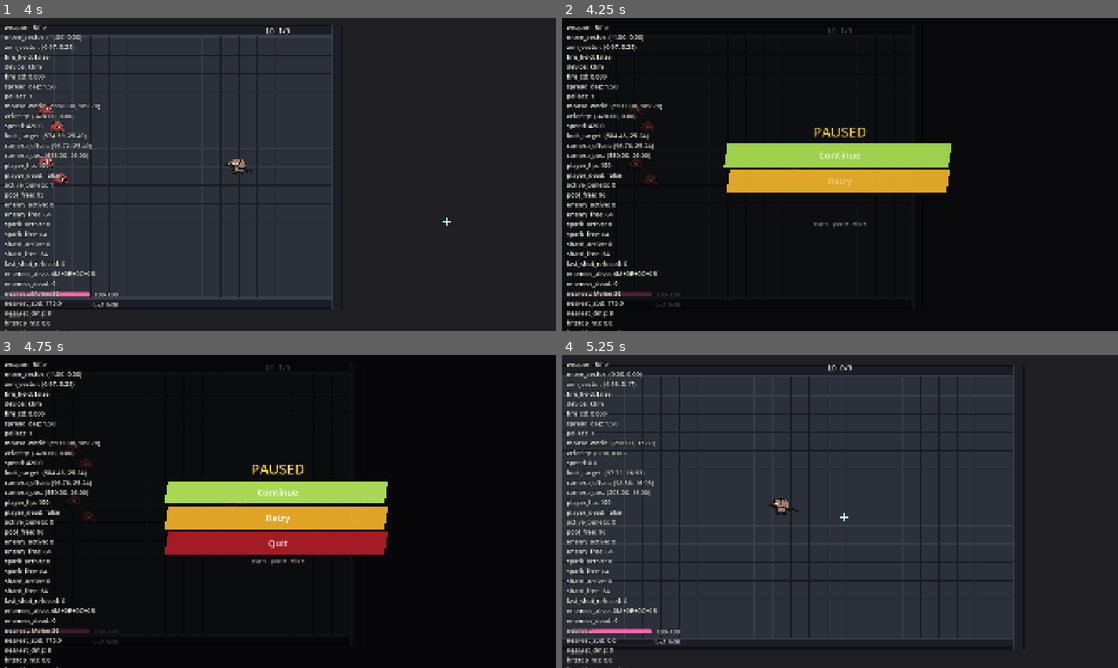
Above: before the commit, frames 1-4 (two rows, left to right).
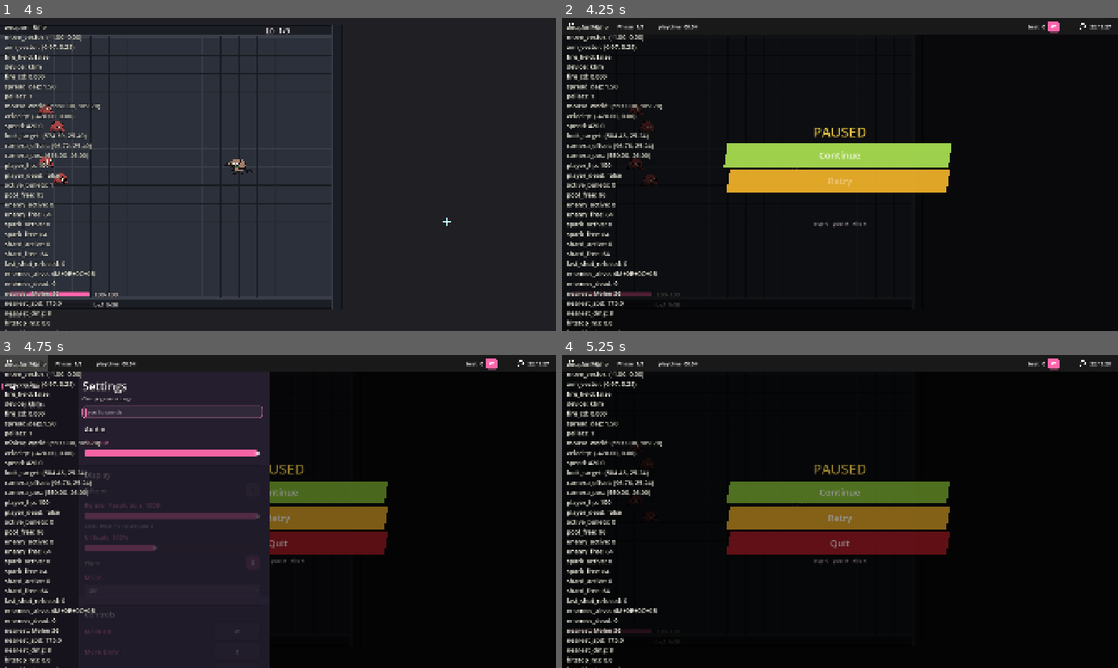
Above: after the commit, the same moments.

Repository: ZhiH2333/WPG
Game: Godot game, scene res://sandbox/combat_sandbox.tscn
Two runs of this game, one before a commit and one after it. Both use one fixed random seed, a clock stepped at 60 frames per second and the inputs below. This scene is started directly instead of the project's main scene.
Inputs (mouse positions are in pixels of both pictures, inside the frame that each line leads up to):
- Up to frame 1 (4 s): tap Enter (ui_accept) at 0.5, 2.3, 3.77, 3.8 s; move the mouse to (400, 158) at 0.52 s; hold D (move_right) 0.53-1.25 s; hold Enter (ui_accept) 0.53-1.25 s; click (400, 158) at 0.67 s; drag from (166, 190) to (372, 158) at 1.27 s; move the mouse to (333, 105) at 2.02 s; press the mouse at (333, 105) at 2.03 s; hold D (move_right) 2.03-2.75 s; release the mouse at (333, 105) at 2.75 s; drag from (250, 237) to (11, 196) at 2.77 s; move the mouse to (444, 221) at 3.52 s; hold A (move_left) from 3.53 s (still down); hold 3 (weapon_rifle) from 3.53 s (still down); click (444, 221) at 3.67 s
- Up to frame 2 (4.25 s): keep holding A (move_left); keep holding 3 (weapon_rifle); tap Enter (ui_accept) at 4.07 s; tap Escape (ui_cancel) at 4.15 s
- Up to frame 3 (4.75 s): release A (move_left) at 4.25 s; release 3 (weapon_rifle) at 4.25 s; click (22, 364) at 4.25 s, where only the run after the commit has a clickable "Settings"
- Up to frame 4 (5.25 s): click "Retry" at 5 s

Frame 1 is identical in both runs. In frame 2, 0.4% of the frame differs, in the area x 1-99%, y 1-5%; in frame 3, 37%; in frame 4, 91%, in the area x 0-100%, y 1-100%.

Commit message:
:bug: fix some bugs

Diff:
--- /dev/null
+++ b/audio/game_audio.gd
@@ -0,0 +1,61 @@
+extends Object
+class_name GameAudio
+
+## 音效加载：导出后 res:// wav 会 remap 成 .sample，FileAccess 再也读不到 PCM。
+## 优先 ResourceLoader；只有编辑器/headless 还能摸到原始 RIFF 时才走字节切片。
+const MIX_RATE: int = 22050
+const WAV_HEADER_BYTES: int = 44
+
+static var _web_unlocked: bool = false
+
+static func load_wav(path: String) -> AudioStream:
+	if ResourceLoader.exists(path):
+		var loaded: Resource = ResourceLoader.load(path)
+		var stream: AudioStream = loaded as AudioStream
+		if stream != null:
+			return stream
+	return _load_pcm_wav(path)
+
+static func format_playtime(elapsed_sec: float) -> String:
+	var total: int = maxi(int(elapsed_sec), 0)
+	var hours: int = total / 3600
+	var minutes: int = (total % 3600) / 60
+	var seconds: int = total % 60
+	if hours > 0:
+		return "%d:%02d:%02d" % [hours, minutes, seconds]
+	return "%02d:%02d" % [minutes, seconds]
+
+static func unlock_driver(host: Node) -> void:
+	if host == null or not OS.has_feature("web") or _web_unlocked:
+		return
+	_web_unlocked = true
+	var player: AudioStreamPlayer = AudioStreamPlayer.new()
+	player.process_mode = Node.PROCESS_MODE_ALWAYS
+	player.volume_db = -80.0
+	player.stream = _make_silence()
+	host.add_child(player)
+	player.play()
+	player.finished.connect(player.queue_free)
+
+static func _load_pcm_wav(path: String) -> AudioStreamWAV:
+	var bytes: PackedByteArray = FileAccess.get_file_as_bytes(path)
+	if bytes.size() <= WAV_HEADER_BYTES:
+		push_error("无法读取音效 " + path)
+		return null
+	if bytes.slice(0, 4).get_string_from_ascii() != "RIFF":
+		push_error("音效不是 PCM WAV " + path)
+		return null
+	var stream: AudioStreamWAV = AudioStreamWAV.new()
+	stream.format = AudioStreamWAV.FORMAT_16_BITS
+	stream.mix_rate = MIX_RATE
+	stream.stereo = false
+	stream.data = bytes.slice(WAV_HEADER_BYTES)
+	return stream
+
+static func _make_silence() -> AudioStreamWAV:
+	var stream: AudioStreamWAV = AudioStreamWAV.new()
+	stream.format = AudioStreamWAV.FORMAT_16_BITS
+	stream.mix_rate = MIX_RATE
+	stream.stereo = false
+	stream.data = PackedByteArray([0, 0, 0, 0])
+	return stream
--- a/combat/sfx_pool.gd
+++ b/combat/sfx_pool.gd
@@ -2,38 +2,34 @@
 class_name SfxPool
 
 ## 本局音效池，挂在 CombatSandbox 上，不是 Autoload。禁止每发 new 播放器。
-## WAV 用 FileAccess 读 PCM，不依赖编辑器 .import，避免 headless 扫到一半认不出扩展名。
+## Web / Android 上 AudioStreamPlayer2D 经常没声，一律走非空间播放器。
 const VOICE_COUNT: int = 8
-const MIX_RATE: int = 22050
-const WAV_HEADER_BYTES: int = 44
 
-var _voices: Array[AudioStreamPlayer2D] = []
+var _voices: Array[AudioStreamPlayer] = []
 var _started_msec: PackedInt32Array = PackedInt32Array()
-var _stream_pistol: AudioStreamWAV
-var _stream_shotgun: AudioStreamWAV
-var _stream_rifle: AudioStreamWAV
-var _stream_smg: AudioStreamWAV
-var _stream_hit: AudioStreamWAV
-var _stream_kill: AudioStreamWAV
-var _stream_hurt: AudioStreamWAV
-var _stream_click: AudioStreamWAV
-var _stream_enemy_shot: AudioStreamWAV
+var _stream_pistol: AudioStream
+var _stream_shotgun: AudioStream
+var _stream_rifle: AudioStream
+var _stream_smg: AudioStream
+var _stream_hit: AudioStream
+var _stream_kill: AudioStream
+var _stream_hurt: AudioStream
+var _stream_click: AudioStream
+var _stream_enemy_shot: AudioStream
 
 func _ready() -> void:
-	_stream_pistol = _load_wav("res://audio/pistol.wav")
-	_stream_shotgun = _load_wav("res://audio/shotgun.wav")
-	_stream_rifle = _load_wav("res://audio/rifle.wav")
-	_stream_smg = _load_wav("res://audio/smg.wav")
-	_stream_hit = _load_wav("res://audio/hit.wav")
-	_stream_kill = _load_wav("res://audio/kill.wav")
-	_stream_hurt = _load_wav("res://audio/hurt.wav")
-	_stream_click = _load_wav("res://audio/click.wav")
-	_stream_enemy_shot = _load_wav("res://audio/enemy_shot.wav")
+	_stream_pistol = GameAudio.load_wav("res://audio/pistol.wav")
+	_stream_shotgun = GameAudio.load_wav("res://audio/shotgun.wav")
+	_stream_rifle = GameAudio.load_wav("res://audio/rifle.wav")
+	_stream_smg = GameAudio.load_wav("res://audio/smg.wav")
+	_stream_hit = GameAudio.load_wav("res://audio/hit.wav")
+	_stream_kill = GameAudio.load_wav("res://audio/kill.wav")
+	_stream_hurt = GameAudio.load_wav("res://audio/hurt.wav")
+	_stream_click = GameAudio.load_wav("res://audio/click.wav")
+	_stream_enemy_shot = GameAudio.load_wav("res://audio/enemy_shot.wav")
 	_started_msec.resize(VOICE_COUNT)
 	for i: int in VOICE_COUNT:
-		var voice: AudioStreamPlayer2D = AudioStreamPlayer2D.new()
-		voice.max_distance = 6000.0
-		voice.panning_strength = 0.35
+		var voice: AudioStreamPlayer = AudioStreamPlayer.new()
 		add_child(voice)
 		_voices.append(voice)
 		_started_msec[i] = 0
@@ -41,16 +37,15 @@
 func get_voice_count() -> int:
 	return _voices.size()
 
-func play(stream: AudioStream, pitch_scale: float, volume_db: float, world_position: Vector2 = Vector2.ZERO) -> void:
+func play(stream: AudioStream, pitch_scale: float, volume_db: float, _world_position: Vector2 = Vector2.ZERO) -> void:
 	if stream == null:
 		return
 	var index: int = _pick_voice_index()
-	var voice: AudioStreamPlayer2D = _voices[index]
+	var voice: AudioStreamPlayer = _voices[index]
 	voice.stop()
 	voice.stream = stream
 	voice.pitch_scale = clampf(pitch_scale, 0.5, 2.0)
 	voice.volume_db = volume_db
-	voice.global_position = world_position
 	_started_msec[index] = Time.get_ticks_msec()
 	voice.play()
 
@@ -110,15 +105,3 @@
 			oldest_msec = _started_msec[i]
 			oldest = i
 	return oldest
-
-func _load_wav(path: String) -> AudioStreamWAV:
-	var bytes: PackedByteArray = FileAccess.get_file_as_bytes(path)
-	if bytes.size() <= WAV_HEADER_BYTES:
-		push_error("无法读取音效 " + path)
-		return null
-	var stream: AudioStreamWAV = AudioStreamWAV.new()
-	stream.format = AudioStreamWAV.FORMAT_16_BITS
-	stream.mix_rate = MIX_RATE
-	stream.stereo = false
-	stream.data = bytes.slice(WAV_HEADER_BYTES)
-	return stream
--- a/sandbox/combat_sandbox.gd
+++ b/sandbox/combat_sandbox.gd
@@ -122,6 +122,11 @@
 	if _run_session.is_player_dead() or _run_session.is_cleared():
 		_show_winner_if_needed()
 
+func _input(event: InputEvent) -> void:
+	if event.is_pressed():
+		GameAudio.unlock_driver(self)
+		_ensure_combat_music()
+
 func _unhandled_input(event: InputEvent) -> void:
 	if _is_pause_toggle(event):
 		get_viewport().set_input_as_handled()
@@ -164,7 +169,10 @@
 	if mp3 != null:
 		mp3.loop = true
 	_combat_music.volume_db = COMBAT_MUSIC_DB
-	if not _combat_music.playing:
+	_ensure_combat_music()
+
+func _ensure_combat_music() -> void:
+	if _combat_music.stream != null and not _combat_music.playing:
 		_combat_music.play()
 
 func _bind_runtime() -> void:
@@ -251,6 +259,7 @@
 	_shop_offer.skipped.connect(_on_shop_skipped)
 	_shop_offer.cancelled.connect(_return_to_menu)
 	_pause_overlay.bind_run_session(_run_session)
+	_pause_overlay.bind_encounter(_encounter)
 	_pause_overlay.resumed.connect(_on_pause_resumed)
 	_pause_overlay.retried.connect(_on_pause_retried)
 	_pause_overlay.quit_pressed.connect(_on_pause_quit)
--- a/ui/main_menu.gd
+++ b/ui/main_menu.gd
@@ -5,8 +5,6 @@
 ## Play 先问 Solo / Multi。顶栏 Solo / Multi 直达。叠层打开时背景模糊 + 音乐衰减。
 const SANDBOX_SCENE := "res://sandbox/combat_sandbox.tscn"
 const TOP_BAR_HEIGHT: float = 60.0
-const MIX_RATE: int = 22050
-const WAV_HEADER_BYTES: int = 44
 const MUSIC_DB_NORMAL: float = -6.0
 const MUSIC_DB_DIMMED: float = -16.0
 const BLUR_MAX: float = 2.6
@@ -50,9 +48,9 @@
 	GameProgress.load_from_disk()
 	GameRecords.load_from_disk()
 	Input.mouse_mode = Input.MOUSE_MODE_VISIBLE
-	_hover_sfx.stream = _load_wav("res://audio/ui_hover.wav")
-	_click_sfx.stream = _load_wav("res://audio/ui_click.wav")
-	_back_sfx.stream = _load_wav("res://audio/ui_back.wav")
+	_hover_sfx.stream = GameAudio.load_wav("res://audio/ui_hover.wav")
+	_click_sfx.stream = GameAudio.load_wav("res://audio/ui_click.wav")
+	_back_sfx.stream = GameAudio.load_wav("res://audio/ui_back.wav")
 	_start_music()
 	_logo_button.pressed.connect(_on_play_pressed)
 	_play_button.pressed.connect(_on_play_pressed)
@@ -87,6 +85,11 @@
 	_music.volume_db = lerpf(MUSIC_DB_NORMAL, MUSIC_DB_DIMMED, _focus_amount)
 	_refresh_clock(false)
 
+func _input(event: InputEvent) -> void:
+	if event.is_pressed():
+		GameAudio.unlock_driver(self)
+		_ensure_music()
+
 func _unhandled_input(event: InputEvent) -> void:
 	if event.is_action_pressed("ui_cancel"):
 		if _overlay.is_open():
@@ -235,7 +238,10 @@
 	if mp3 != null:
 		mp3.loop = true
 	_music.volume_db = MUSIC_DB_NORMAL
-	if not _music.playing:
+	_ensure_music()
+
+func _ensure_music() -> void:
+	if _music.stream != null and not _music.playing:
 		_music.play()
 
 func _wire_button_sounds() -> void:
@@ -301,7 +307,6 @@
 		_enter_tween.tween_property(button, "scale", Vector2.ONE, UiAnim.CARD_SCALE_SEC).set_delay(delay).set_trans(Tween.TRANS_BACK).set_ease(Tween.EASE_OUT)
 		order += 1
 
-
 func _refresh_clock(force: bool) -> void:
 	var now: Dictionary = Time.get_time_dict_from_system()
 	var sec: int = int(now["second"])
@@ -309,14 +314,3 @@
 		return
 	_last_clock_second = sec
 	_clock_label.text = "%02d:%02d:%02d" % [int(now["hour"]), int(now["minute"]), sec]
-
-func _load_wav(path: String) -> AudioStreamWAV:
-	var bytes: PackedByteArray = FileAccess.get_file_as_bytes(path)
-	if bytes.size() <= WAV_HEADER_BYTES:
-		return null
-	var stream: AudioStreamWAV = AudioStreamWAV.new()
-	stream.format = AudioStreamWAV.FORMAT_16_BITS
-	stream.mix_rate = MIX_RATE
-	stream.stereo = false
-	stream.data = bytes.slice(WAV_HEADER_BYTES)
-	return stream
--- a/ui/pause_overlay.gd
+++ b/ui/pause_overlay.gd
@@ -2,18 +2,19 @@
 class_name PauseOverlay
 
 ## 战斗暂停叠层：单机 Continue / Retry / Quit；Esc 走 Continue。选卡时 CombatSandbox 也会冻场景树。
+## 顶栏保留 Settings / 资料 / 时钟，Home / Solo / Multi 换成 Phase 与 playtime。
 signal resumed
 signal retried
 signal quit_pressed
 
-const MIX_RATE: int = 22050
-const WAV_HEADER_BYTES: int = 44
 const STRIP_HOVER_SEC: float = 0.12
 
 var _open: bool = false
 var _session: RunSession
+var _encounter: EncounterPhrases
 var _anim_tween: Tween
 var _hover_tweens: Dictionary = {}
+var _last_clock_second: int = -1
 
 @onready var _root: Control = $Root
 @onready var _dimmer: ColorRect = $Root/Dimmer
@@ -22,6 +23,14 @@
 @onready var _retry_button: Button = $Root/Center/Column/Retry
 @onready var _quit_button: Button = $Root/Center/Column/Quit
 @onready var _stats_label: Label = $Root/Center/Column/Stats
+@onready var _top_bar: PanelContainer = $TopBar
+@onready var _settings_button: Button = $TopBar/Row/SettingsButton
+@onready var _phase_label: Label = $TopBar/Row/PhaseBox/Phase
+@onready var _playtime_label: Label = $TopBar/Row/PlaytimeBox/Playtime
+@onready var _profile_button: Button = $TopBar/Row/Profile
+@onready var _profile_name: Label = $TopBar/Row/Profile/Layout/Name
+@onready var _clock_label: Label = $TopBar/Row/TimeBox/Clock
+@onready var _overlay: SettingsOverlay = $SettingsOverlay
 @onready var _hover_sfx: AudioStreamPlayer = $HoverSfx
 @onready var _click_sfx: AudioStreamPlayer = $ClickSfx
 
@@ -30,24 +39,30 @@
 	layer = 25
 	visible = false
 	_open = false
-	_hover_sfx.stream = _load_wav("res://audio/ui_hover.wav")
-	_click_sfx.stream = _load_wav("res://audio/ui_click.wav")
+	_hover_sfx.stream = GameAudio.load_wav("res://audio/ui_hover.wav")
+	_click_sfx.stream = GameAudio.load_wav("res://audio/ui_click.wav")
 	_continue_button.pressed.connect(_on_continue_pressed)
 	_retry_button.pressed.connect(_on_retry_pressed)
 	_quit_button.pressed.connect(_on_quit_pressed)
+	_settings_button.pressed.connect(_on_settings_pressed)
 	_wire_strip_hover(_continue_button)
 	_wire_strip_hover(_retry_button)
 	_wire_strip_hover(_quit_button)
 	_continue_button.mouse_entered.connect(_play_hover)
 	_retry_button.mouse_entered.connect(_play_hover)
 	_quit_button.mouse_entered.connect(_play_hover)
+	_settings_button.mouse_entered.connect(_play_hover)
 	_continue_button.focus_entered.connect(_play_hover)
 	_retry_button.focus_entered.connect(_play_hover)
 	_quit_button.focus_entered.connect(_play_hover)
+	_settings_button.focus_entered.connect(_play_hover)
 	_set_interactive(false)
 
 func bind_run_session(session: RunSession) -> void:
 	_session = session
+
+func bind_encounter(encounter: EncounterPhrases) -> void:
+	_encounter = encounter
 
 func is_open() -> bool:
 	return _open
@@ -58,8 +73,12 @@
 	_open = true
 	visible = true
 	_root.modulate.a = 1.0
+	_top_bar.modulate.a = 1.0
 	_set_interactive(true)
 	_refresh_stats()
+	_refresh_run_status()
+	_refresh_profile_name()
+	_refresh_clock(true)
 	if freeze_tree:
 		var tree: SceneTree = get_tree()
 		if tree != null:
@@ -74,6 +93,8 @@
 		return
 	_open = false
 	_set_interactive(false)
+	if _overlay.is_open():
+		_overlay.close()
 	var tree: SceneTree = get_tree()
 	if tree != null:
 		tree.paused = false
@@ -88,9 +109,20 @@
 		return
 	visible = false
 	_root.modulate.a = 1.0
+	_top_bar.modulate.a = 1.0
+
+func _process(_delta: float) -> void:
+	if not _open:
+		return
+	_refresh_clock(false)
+	_refresh_run_status()
 
 func _input(event: InputEvent) -> void:
 	if not visible:
+		return
+	if event.is_pressed():
+		GameAudio.unlock_driver(self)
+	if _overlay.is_open():
 		return
 	if not _is_pause_toggle(event):
 		return
@@ -124,10 +156,24 @@
 	_play_click()
 	_open = false
 	_set_interactive(false)
+	if _overlay.is_open():
+		_overlay.close()
 	var tree: SceneTree = get_tree()
 	if tree != null:
 		tree.paused = false
 	quit_pressed.emit()
+
+func _on_settings_pressed() -> void:
+	if not _open:
+		return
+	_play_click()
+	if _overlay.is_open():
+		_overlay.close()
+		_continue_button.grab_focus()
+		return
+	_overlay.open()
+	_overlay.move_to_front()
+	_top_bar.move_to_front()
 
 func _refresh_stats() -> void:
 	if _session == null:
@@ -138,6 +184,28 @@
 		_session.get_gold(),
 		_session.get_kill_count(),
 	]
+
+func _refresh_run_status() -> void:
+	var phase: String = "-"
+	if _encounter != null:
+		phase = _encounter.get_phrase_label()
+	_phase_label.text = "Phase  %s" % phase
+	var elapsed: float = 0.0
+	if _session != null:
+		elapsed = _session.get_elapsed_sec()
+	_playtime_label.text = "playtime  %s" % GameAudio.format_playtime(elapsed)
+
+func _refresh_profile_name() -> void:
+	GameProgress.load_from_disk()
+	_profile_name.text = "best  %d" % GameProgress.get_best_loop()
+
+func _refresh_clock(force: bool) -> void:
+	var now: Dictionary = Time.get_time_dict_from_system()
+	var sec: int = int(now["second"])
+	if not force and sec == _last_clock_second:
+		return
+	_last_clock_second = sec
+	_clock_label.text = "%02d:%02d:%02d" % [int(now["hour"]), int(now["minute"]), sec]
 
 func _set_interactive(enabled: bool) -> void:
 	if enabled:
@@ -149,6 +217,7 @@
 	_continue_button.disabled = not enabled
 	_retry_button.disabled = not enabled
 	_quit_button.disabled = not enabled
+	_settings_button.disabled = not enabled
 
 func _wire_strip_hover(button: Button) -> void:
 	var bg: ColorRect = button.get_node("Bg") as ColorRect
@@ -185,14 +254,3 @@
 	if _click_sfx.stream == null:
 		return
 	_click_sfx.play()
-
-func _load_wav(path: String) -> AudioStreamWAV:
-	var bytes: PackedByteArray = FileAccess.get_file_as_bytes(path)
-	if bytes.size() <= WAV_HEADER_BYTES:
-		return null
-	var stream: AudioStreamWAV = AudioStreamWAV.new()
-	stream.format = AudioStreamWAV.FORMAT_16_BITS
-	stream.mix_rate = MIX_RATE
-	stream.stereo = false
-	stream.data = bytes.slice(WAV_HEADER_BYTES)
-	return stream
--- a/ui/pause_overlay.tscn
+++ b/ui/pause_overlay.tscn
@@ -1,8 +1,12 @@
-[gd_scene load_steps=7 format=3]
+[gd_scene load_steps=11 format=3]
 
 [ext_resource type="Script" path="res://ui/pause_overlay.gd" id="1_pause"]
 [ext_resource type="Theme" path="res://ui/game_theme.tres" id="2_theme"]
 [ext_resource type="Shader" path="res://ui/menu_shear.gdshader" id="3_shear"]
+[ext_resource type="PackedScene" path="res://ui/settings_overlay.tscn" id="4_settings"]
+[ext_resource type="Texture2D" path="res://ui/icons/gear.png" id="5_gear"]
+[ext_resource type="Texture2D" path="res://ui/icons/clock.png" id="6_clock"]
+[ext_resource type="Texture2D" path="res://ui/icons/avatar.png" id="7_avatar"]
 
 [sub_resource type="ShaderMaterial" id="mat_continue"]
 shader = ExtResource("3_shear")
@@ -188,6 +192,171 @@
 text = "loop  0    gold  0    kills  0"
 horizontal_alignment = 1
 
+[node name="TopBar" type="PanelContainer" parent="."]
+z_index = 100
+layout_mode = 3
+anchors_preset = 10
+anchor_right = 1.0
+offset_bottom = 60.0
+grow_horizontal = 2
+mouse_filter = 0
+theme = ExtResource("2_theme")
+theme_type_variation = &"BarPanel"
+
+[node name="Row" type="HBoxContainer" parent="TopBar"]
+layout_mode = 2
+mouse_filter = 2
+theme_override_constants/separation = 0
+alignment = 0
+
+[node name="SettingsButton" type="Button" parent="TopBar/Row"]
+custom_minimum_size = Vector2(168, 60)
+layout_mode = 2
+size_flags_vertical = 3
+focus_mode = 0
+mouse_filter = 0
+theme_type_variation = &"IconBarButton"
+tooltip_text = "Settings"
+text = "Settings"
+icon = ExtResource("5_gear")
+
+[node name="PhaseBox" type="HBoxContainer" parent="TopBar/Row"]
+custom_minimum_size = Vector2(0, 60)
+layout_mode = 2
+size_flags_vertical = 3
+mouse_filter = 2
+theme_override_constants/separation = 10
+alignment = 1
+
+[node name="PadL" type="Control" parent="TopBar/Row/PhaseBox"]
+custom_minimum_size = Vector2(14, 0)
+layout_mode = 2
+mouse_filter = 2
+
+[node name="Phase" type="Label" parent="TopBar/Row/PhaseBox"]
+layout_mode = 2
+size_flags_vertical = 4
+mouse_filter = 2
+theme_type_variation = &"ClockLabel"
+text = "Phase  -"
+vertical_alignment = 1
+
+[node name="PadR" type="Control" parent="TopBar/Row/PhaseBox"]
+custom_minimum_size = Vector2(14, 0)
+layout_mode = 2
+mouse_filter = 2
+
+[node name="PlaytimeBox" type="HBoxContainer" parent="TopBar/Row"]
+custom_minimum_size = Vector2(0, 60)
+layout_mode = 2
+size_flags_vertical = 3
+mouse_filter = 2
+theme_override_constants/separation = 10
+alignment = 1
+
+[node name="PadL" type="Control" parent="TopBar/Row/PlaytimeBox"]
+custom_minimum_size = Vector2(14, 0)
+layout_mode = 2
+mouse_filter = 2
+
+[node name="Playtime" type="Label" parent="TopBar/Row/PlaytimeBox"]
+layout_mode = 2
+size_flags_vertical = 4
+mouse_filter = 2
+theme_type_variation = &"ClockLabel"
+text = "playtime  00:00"
+vertical_alignment = 1
+
+[node name="PadR" type="Control" parent="TopBar/Row/PlaytimeBox"]
+custom_minimum_size = Vector2(14, 0)
+layout_mode = 2
+mouse_filter = 2
+
+[node name="Spacer" type="Control" parent="TopBar/Row"]
+layout_mode = 2
+size_flags_horizontal = 3
+mouse_filter = 2
+
+[node name="Profile" type="Button" parent="TopBar/Row"]
+custom_minimum_size = Vector2(188, 60)
+layout_mode = 2
+size_flags_vertical = 3
+disabled = true
+focus_mode = 0
+mouse_filter = 2
+theme_type_variation = &"IconBarButton"
+tooltip_text = "Profile"
+
+[node name="Layout" type="HBoxContainer" parent="TopBar/Row/Profile"]
+layout_mode = 1
+anchors_preset = 15
+anchor_right = 1.0
+anchor_bottom = 1.0
+offset_left = 14.0
+offset_right = -14.0
+grow_horizontal = 2
+grow_vertical = 2
+mouse_filter = 2
+theme_override_constants/separation = 10
+alignment = 1
+
+[node name="Name" type="Label" parent="TopBar/Row/Profile/Layout"]
+layout_mode = 2
+size_flags_vertical = 4
+mouse_filter = 2
+theme_type_variation = &"ProfileName"
+text = "best  0"
+vertical_alignment = 1
+
+[node name="Avatar" type="TextureRect" parent="TopBar/Row/Profile/Layout"]
+custom_minimum_size = Vector2(40, 40)
+layout_mode = 2
+size_flags_vertical = 4
+mouse_filter = 2
+texture = ExtResource("7_avatar")
+expand_mode = 1
+stretch_mode = 5
+
+[node name="TimeBox" type="HBoxContainer" parent="TopBar/Row"]
+custom_minimum_size = Vector2(0, 60)
+layout_mode = 2
+size_flags_vertical = 3
+mouse_filter = 2
+theme_override_constants/separation = 10
+alignment = 1
+
+[node name="PadL" type="Control" parent="TopBar/Row/TimeBox"]
+custom_minimum_size = Vector2(14, 0)
+layout_mode = 2
+mouse_filter = 2
+
+[node name="ClockIcon" type="TextureRect" parent="TopBar/Row/TimeBox"]
+custom_minimum_size = Vector2(32, 32)
+layout_mode = 2
+size_flags_vertical = 4
+mouse_filter = 2
+texture = ExtResource("6_clock")
+expand_mode = 1
+stretch_mode = 5
+
+[node name="Clock" type="Label" parent="TopBar/Row/TimeBox"]
+layout_mode = 2
+size_flags_vertical = 4
+mouse_filter = 2
+theme_type_variation = &"ClockLabel"
+text = "00:00:00"
+vertical_alignment = 1
+
+[node name="PadR" type="Control" parent="TopBar/Row/TimeBox"]
+custom_minimum_size = Vector2(14, 0)
+layout_mode = 2
+mouse_filter = 2
+
+[node name="SettingsOverlay" parent="." instance=ExtResource("4_settings")]
+process_mode = 3
+z_index = 50
+offset_top = 60.0
+
 [node name="HoverSfx" type="AudioStreamPlayer" parent="."]
 process_mode = 3
 
--- a/ui/settings_overlay.gd
+++ b/ui/settings_overlay.gd
@@ -2,8 +2,6 @@
 class_name SettingsOverlay
 
 ## osu 式设置抽屉：左侧目录锚点，右侧一篇长文档。当前节可点，其它节压暗。
-const MIX_RATE: int = 22050
-const WAV_HEADER_BYTES: int = 44
 const IN_USE_FLASH_SEC: float = 0.6
 const SIDEBAR_RATIO: float = 1.0 / 7.0
 const PANEL_OF_REMAINDER: float = 0.4
@@ -70,7 +68,7 @@
 	visible = false
 	mouse_filter = Control.MOUSE_FILTER_IGNORE
 	set_process(false)
-	_preview.stream = _load_wav("res://audio/click.wav")
+	_preview.stream = GameAudio.load_wav("res://audio/click.wav")
 	_msaa_option.clear()
 	_msaa_option.add_item("Off")
 	_msaa_option.add_item("2x")
@@ -138,7 +136,7 @@
 	set_process_input(true)
 	set_process_unhandled_input(true)
 	move_to_front()
-	var top_bar: Control = get_parent().get_node_or_null("TopBar") as Control
+	var top_bar: Control = _find_top_bar()
 	if top_bar != null:
 		top_bar.move_to_front()
 	_apply_split_layout()
@@ -194,7 +192,7 @@
 	_drawer.offset_right = 0.0
 	_dimmer.modulate.a = 0.0
 	_content.modulate.a = 0.0
-	_anim_tween = create_tween().set_parallel(true)
+	_anim_tween = create_tween().set_pause_mode(Tween.TWEEN_PAUSE_PROCESS).set_parallel(true)
 	_anim_tween.tween_property(_drawer, "offset_left", 0.0, TRANSITION_SEC).set_trans(Tween.TRANS_QUINT).set_ease(Tween.EASE_OUT)
 	_anim_tween.tween_property(_drawer, "offset_right", drawer_w, TRANSITION_SEC).set_trans(Tween.TRANS_QUINT).set_ease(Tween.EASE_OUT)
 	_anim_tween.tween_property(_dimmer, "modulate:a", 1.0, FADE_SEC).set_trans(Tween.TRANS_QUINT).set_ease(Tween.EASE_OUT)
@@ -208,7 +206,7 @@
 func _play_close_animation() -> void:
 	UiAnim.kill_tween(_anim_tween)
 	var drawer_w: float = _drawer_w()
-	_anim_tween = create_tween().set_parallel(true)
+	_anim_tween = create_tween().set_pause_mode(Tween.TWEEN_PAUSE_PROCESS).set_parallel(true)
 	_anim_tween.tween_property(_drawer, "offset_left", -drawer_w, TRANSITION_SEC).set_trans(Tween.TRANS_QUINT).set_ease(Tween.EASE_OUT)
 	_anim_tween.tween_property(_drawer, "offset_right", 0.0, TRANSITION_SEC).set_trans(Tween.TRANS_QUINT).set_ease(Tween.EASE_OUT)
 	_anim_tween.tween_property(_dimmer, "modulate:a", 0.0, FADE_SEC).set_trans(Tween.TRANS_QUINT).set_ease(Tween.EASE_IN)
@@ -702,13 +700,11 @@
 	_preview.stop()
 	_preview.play()
 
-func _load_wav(path: String) -> AudioStreamWAV:
-	var bytes: PackedByteArray = FileAccess.get_file_as_bytes(path)
-	if bytes.size() <= WAV_HEADER_BYTES:
+func _find_top_bar() -> Control:
+	var parent: Node = get_parent()
+	if parent == null:
 		return null
-	var stream: AudioStreamWAV = AudioStreamWAV.new()
-	stream.format = AudioStreamWAV.FORMAT_16_BITS
-	stream.mix_rate = MIX_RATE
-	stream.stereo = false
-	stream.data = bytes.slice(WAV_HEADER_BYTES)
-	return stream
+	var top_bar: Control = parent.get_node_or_null("TopBar") as Control
+	if top_bar != null:
+		return top_bar
+	return parent.get_node_or_null("Root/TopBar") as Control
--- a/ui/winner_page.gd
+++ b/ui/winner_page.gd
@@ -5,8 +5,6 @@
 signal retry_pressed
 signal menu_pressed
 
-const MIX_RATE: int = 22050
-const WAV_HEADER_BYTES: int = 44
 const HIST_ROWS: int = 10
 
 var _open: bool = false
@@ -41,8 +39,8 @@
 	layer = 22
 	visible = false
 	_open = false
-	_hover_sfx.stream = _load_wav("res://audio/ui_hover.wav")
-	_click_sfx.stream = _load_wav("res://audio/ui_click.wav")
+	_hover_sfx.stream = GameAudio.load_wav("res://audio/ui_hover.wav")
+	_click_sfx.stream = GameAudio.load_wav("res://audio/ui_click.wav")
 	_retry_button.pressed.connect(_on_retry_pressed)
 	_menu_button.pressed.connect(_on_menu_pressed)
 	_retry_button.mouse_entered.connect(_play_hover)
@@ -252,14 +250,3 @@
 	if _click_sfx.stream == null:
 		return
 	_click_sfx.play()
-
-func _load_wav(path: String) -> AudioStreamWAV:
-	var bytes: PackedByteArray = FileAccess.get_file_as_bytes(path)
-	if bytes.size() <= WAV_HEADER_BYTES:
-		return null
-	var stream: AudioStreamWAV = AudioStreamWAV.new()
-	stream.format = AudioStreamWAV.FORMAT_16_BITS
-	stream.mix_rate = MIX_RATE
-	stream.stereo = false
-	stream.data = bytes.slice(WAV_HEADER_BYTES)
-	return stream
Not shown, changed: audio/click.wav.import
Not shown, changed: audio/enemy_shot.wav.import
Not shown, added: audio/game_audio.gd.uid
Not shown, changed: audio/hit.wav.import
Not shown, changed: audio/hurt.wav.import
Not shown, changed: audio/kill.wav.import
Not shown, changed: audio/pistol.wav.import
Not shown, changed: audio/rifle.wav.import
Not shown, changed: audio/shotgun.wav.import
Not shown, changed: audio/smg.wav.import
Not shown, changed: audio/ui_back.wav.import
Not shown, changed: audio/ui_click.wav.import
(and 1 more such lines)
